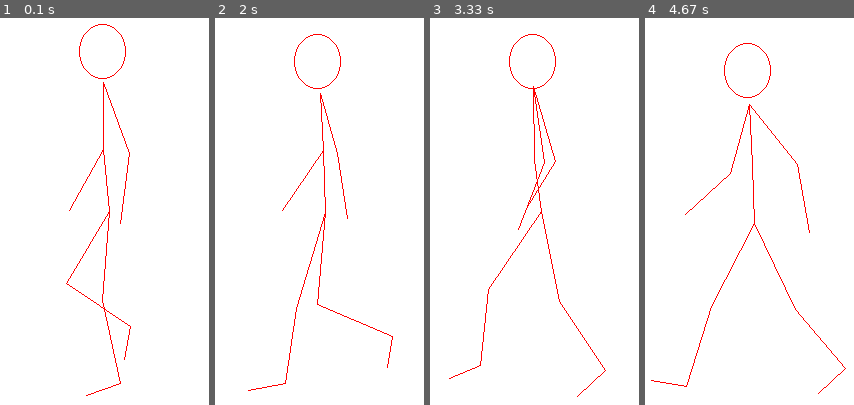
Above: before the commit, frames 1-4 (left to right).
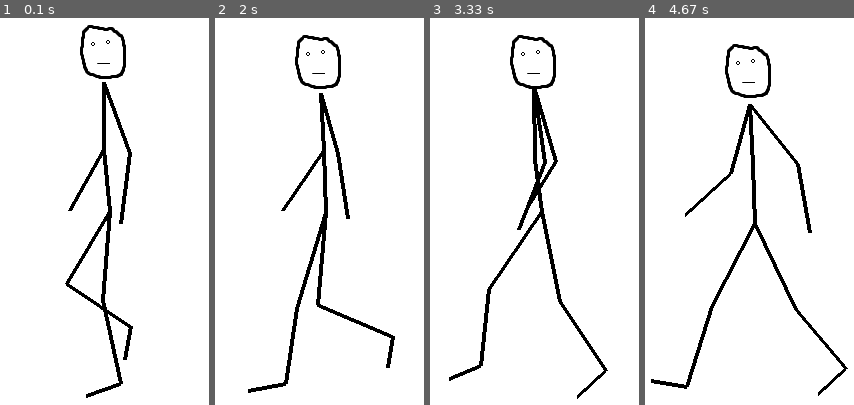
Above: after the commit, the same moments.

Repository: fbessho/raspberry-pi
Game: pygame game, started from walking_human/walking_human.py
Same seed, same stepped clock (60 frames per second), same inputs: the game is played once before the commit and once after it.
Inputs:
- Up to frame 1 (0.1 s): no input
- Up to frame 2 (2 s): no input
- Up to frame 3 (3.33 s): no input
- Up to frame 4 (4.67 s): no input

The runs differ from the first frame. In frame 1, 4.2% of the frame differs, in the area x 31-64%, y 1-99%; in frame 2, 4.2%; in frame 3, 4.3%; in frame 4, 4.4%, in the area x 2-98%, y 6-98%.

Commit message:
Show a face image

Diff:
--- a/walking_human/walking_human.py
+++ b/walking_human/walking_human.py
@@ -4,62 +4,66 @@
 
 WIDTH = 640
 HEIGHT = 480
-COLOR = pygame.Color(255, 0, 0)
+COLOR = pygame.Color(0, 0, 0)
+LINE_WIDTH = 4
 SEC_PER_FRAME = 0.1
 
 def main():
     pygame.init()
     window = pygame.display.set_mode((WIDTH, HEIGHT))
+    face_image = pygame.image.load("face.png")
+    face_image.convert_alpha()
 
     while True:
         for position in positions:
-            draw_human(window, position)
+            draw_human(window, position, face_image)
             sleep(SEC_PER_FRAME)
 
         # Quit when the close button in the window is pressed
         if pygame.QUIT in [e.type for e in pygame.event.get()]:
             break
 
-def draw_human(window, position):
+def draw_human(window, position, face_image):
     normalized_points = normalize(position, WIDTH/2)
-    (head_center,    neck,   back,   hip,
+    (face_center,    neck,   back,   hip,
      r_elbow, r_hand, r_knee, r_ankle, r_toe,
      l_elbow, l_hand, l_knee, l_ankle, l_toe) = normalized_points
 
     window.fill(pygame.Color(255, 255, 255))
 
-    # draw head
-    head_width, head_height = 47, 55
-    head_top = head_center[0] - head_width/2
-    head_left = head_center[1] - head_height/2
-    pygame.draw.ellipse(window,
-                        COLOR,
-                        pygame.Rect(head_top, head_left, head_width, head_height),
-                        1)
+    # draw face
+    face_width, face_height = face_image.get_size()
+    face_top = face_center[0] - face_width/2
+    face_left = face_center[1] - face_height/2
+#     pygame.draw.ellipse(window,
+#                         COLOR,
+#                         pygame.Rect(face_top, face_left, face_width, face_height),
+#                         1)
+    window.blit(face_image, (face_top, face_left))
 
     # draw lines
-    pygame.draw.line(window, COLOR, neck, back, 1)
-    pygame.draw.line(window, COLOR, back, hip,  1)
+    pygame.draw.line(window, COLOR, neck, back, LINE_WIDTH)
+    pygame.draw.line(window, COLOR, back, hip,  LINE_WIDTH)
 
-    pygame.draw.line(window, COLOR, neck,    r_elbow, 1)
-    pygame.draw.line(window, COLOR, r_elbow, r_hand,  1)
-    pygame.draw.line(window, COLOR, hip,     r_knee,  1)
-    pygame.draw.line(window, COLOR, r_knee,  r_ankle, 1)
-    pygame.draw.line(window, COLOR, r_ankle, r_toe,   1)
+    pygame.draw.line(window, COLOR, neck,    r_elbow, LINE_WIDTH)
+    pygame.draw.line(window, COLOR, r_elbow, r_hand,  LINE_WIDTH)
+    pygame.draw.line(window, COLOR, hip,     r_knee,  LINE_WIDTH)
+    pygame.draw.line(window, COLOR, r_knee,  r_ankle, LINE_WIDTH)
+    pygame.draw.line(window, COLOR, r_ankle, r_toe,   LINE_WIDTH)
 
-    pygame.draw.line(window, COLOR, neck,    l_elbow, 1)
-    pygame.draw.line(window, COLOR, l_elbow, l_hand,  1)
-    pygame.draw.line(window, COLOR, hip,     l_knee,  1)
-    pygame.draw.line(window, COLOR, l_knee,  l_ankle, 1)
-    pygame.draw.line(window, COLOR, l_ankle, l_toe,   1)
+    pygame.draw.line(window, COLOR, neck,    l_elbow, LINE_WIDTH)
+    pygame.draw.line(window, COLOR, l_elbow, l_hand,  LINE_WIDTH)
+    pygame.draw.line(window, COLOR, hip,     l_knee,  LINE_WIDTH)
+    pygame.draw.line(window, COLOR, l_knee,  l_ankle, LINE_WIDTH)
+    pygame.draw.line(window, COLOR, l_ankle, l_toe,   LINE_WIDTH)
 
     # print(normalized_points)
     pygame.display.update()
 
-# Set x of human's head to center, and convert float to int
+# Set x of human's face to center, and convert float to int
 def normalize(points, center):
-    head_x = points[0][0]
-    dx = center - head_x # px needs to shift
+    face_x = points[0][0]
+    dx = center - face_x # px needs to shift
     normalized_points = []
 
     for point in points:
